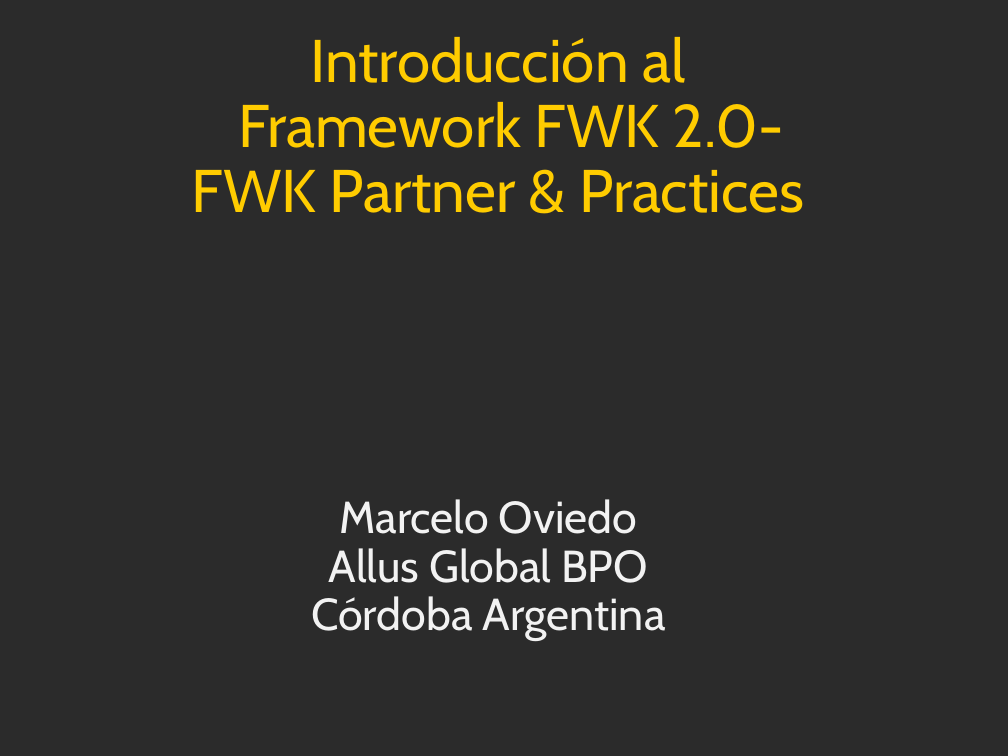
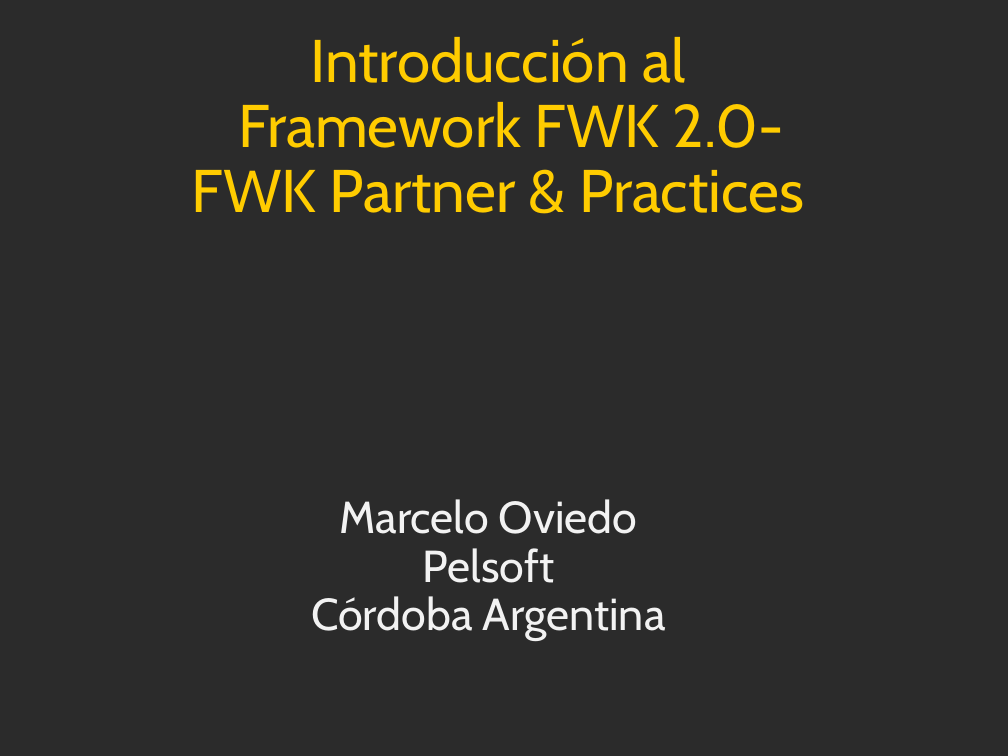
Before and after one commit to gpanayir/sffwk, a slide deck: slide 1 of Documents/Fwk - Precentations.ppt. Drawn at 1008x756 pixels with LibreOffice and Linux fonts; fonts in the diff are those of the drawing; background and template pictures are left out; a plain dark background stands for a picture behind light text. Boxes give left, top, right and bottom in pixels: in the first picture for what was removed or moved away, otherwise in the second. Text is boxed around its words. In the diff, an @@ line names an element or a change of style, - is before the commit and + after.

```diff
--- a/Documents/Fwk - Precentations.ppt
+++ b/Documents/Fwk - Precentations.ppt
@@ text at <box>423,548,555,583</box>: text changed @@
-Allus Global BPO
+Pelsoft
```
Also in this commit, not shown: 3 other slides changed, 8 other files.
